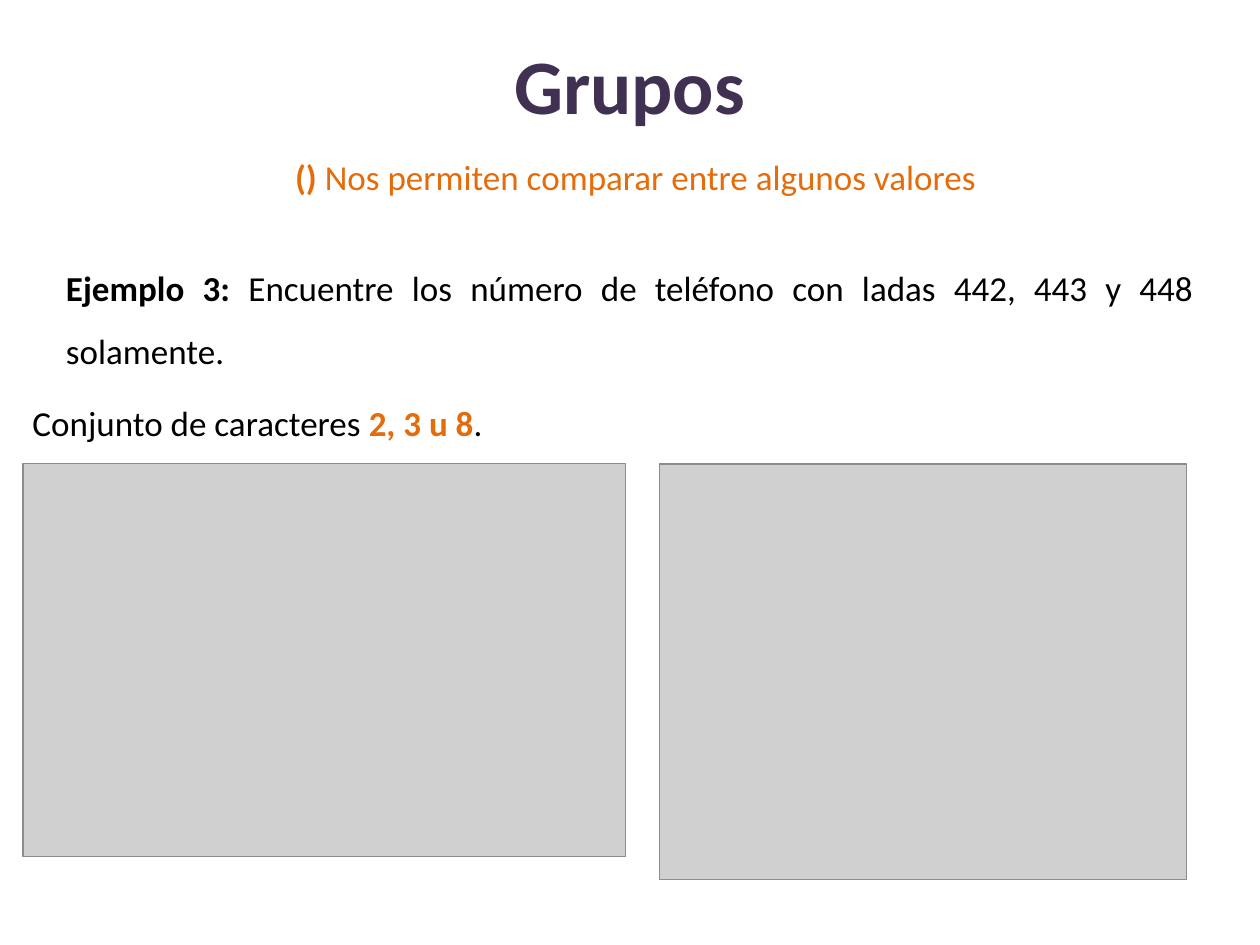
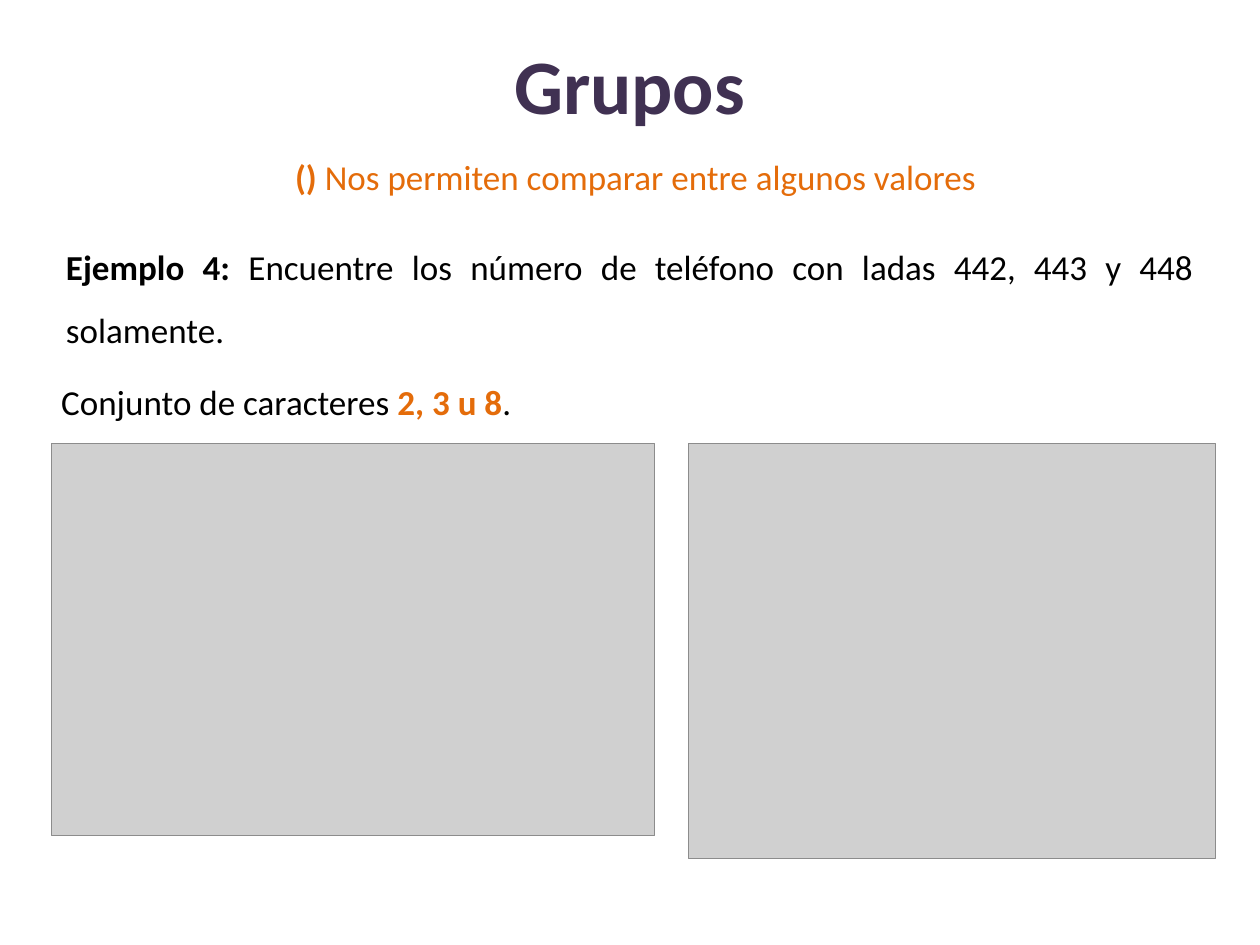
Before and after one commit to lizetheP/Analitica, a slide deck: slide 49 of CalendarioAgo24/presentaciones/18_Expresiones_regulares.pptx (slide 48 before the commit). Drawn at 1260x945 pixels with LibreOffice and Linux fonts; fonts in the diff are those of the drawing; grey boxes stand for pictures. Boxes give left, top, right and bottom in pixels: in the first picture for what was removed or moved away, otherwise in the second. Text is boxed around its words. In the diff, an @@ line names an element or a change of style, - is before the commit and + after.

```diff
--- a/CalendarioAgo24/presentaciones/18_Expresiones_regulares.pptx
+++ b/CalendarioAgo24/presentaciones/18_Expresiones_regulares.pptx
@@ text at <box>66,255,1192,344</box>: text changed @@
-Ejemplo 3: Encuentre los número de teléfono con ladas 442, 443 y 448 solamente.
+Ejemplo 4: Encuentre los número de teléfono con ladas 442, 443 y 448 solamente.
@@ 2 pictures, 1 text: place and size @@
-2 pictures, 1 text at <box>23,411,1187,879</box>
+2 pictures, 1 text at <box>52,390,1215,859</box>
```
Also in this commit, not shown: 9 other slides changed, 1 slide added, 13 other files.
